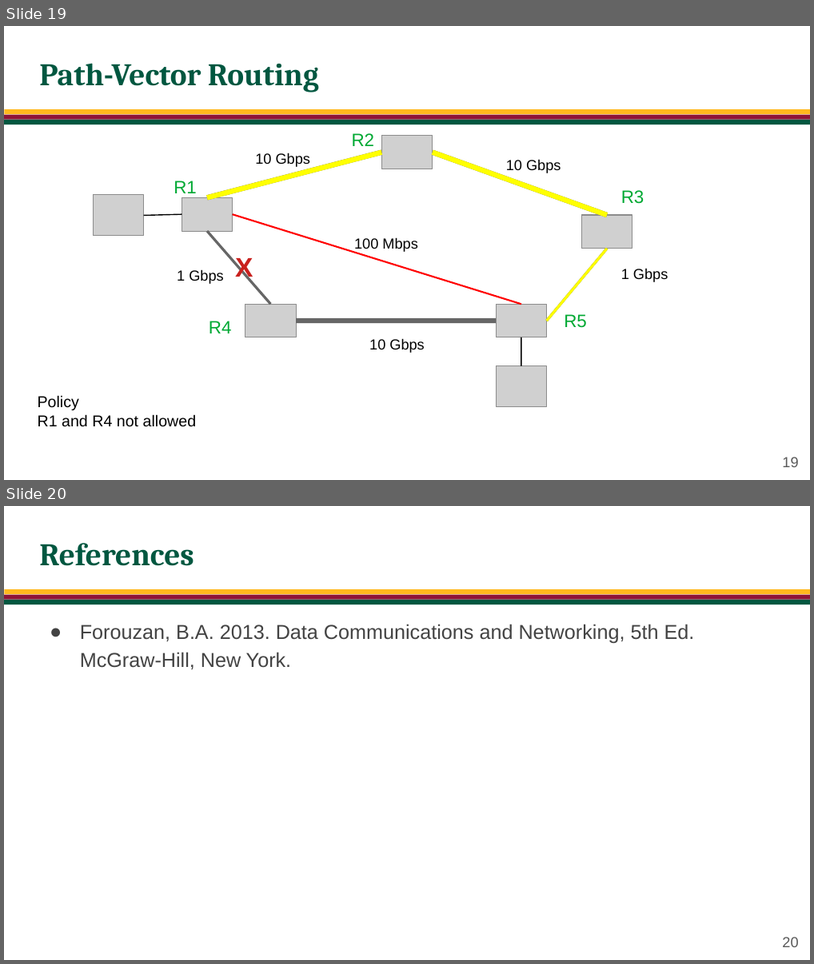
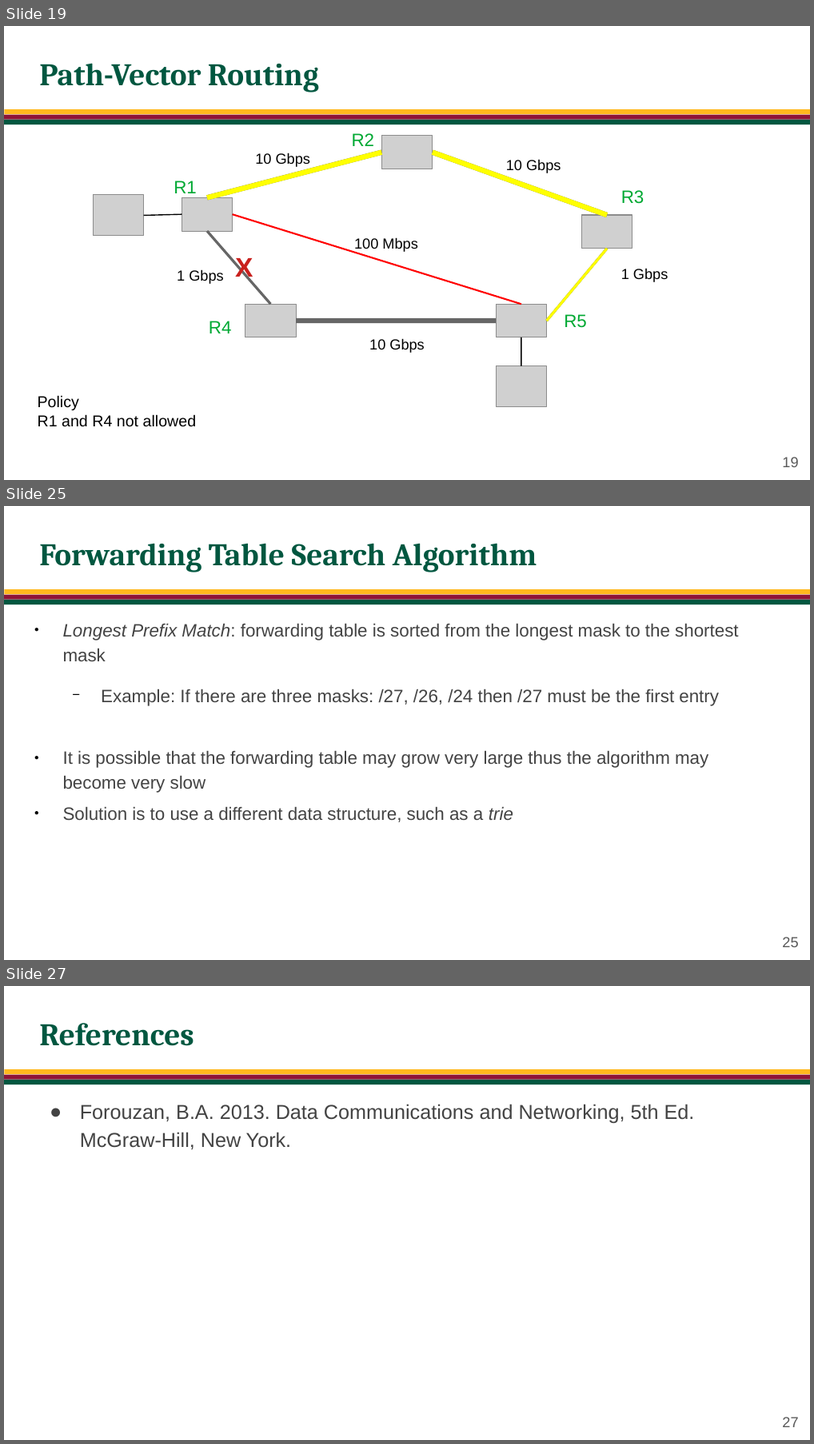
Before and after one commit to jachermocilla/extra-course-materials, a slide deck: cmsc137/slides-rsm/CMSC 137 - 21 - Routing.odp. Shown one above the other, each under a label of ours: slides 19 and 20 before the commit, slides 19, 25 and 27 after it; the slides between them are not shown. The pictures are 814x964 and 814x1444 pixels, drawn with LibreOffice and Linux fonts; fonts in the diff are those of the drawing; grey boxes stand for pictures; background and template pictures are left out. Boxes give left, top, right and bottom in pixels: in the first picture for what was removed or moved away, otherwise in the second. Text is boxed around its words. In the diff, an @@ line names an element or a change of style, - is before the commit and + after.

```diff
--- a/cmsc137/slides-rsm/CMSC 137 - 21 - Routing.odp
+++ b/cmsc137/slides-rsm/CMSC 137 - 21 - Routing.odp
@@ slide 25 added at (4,506,810,960), background #FFFFFF; not listed: 3 template elements that a slide beside it also shows @@
@@ title added at (39,543,537,572), 28 pt, text #005740, bold @@
+Forwarding Table Search Algorithm
@@ text added at (63,623,738,822), 16 pt, text #434343 @@
+● Longest Prefix Match: forwarding table is sorted from the longest mask to the shortest mask
+  − Example: If there are three masks: /27, /26, /24 then /27 must be the first entry
+● It is possible that the forwarding table may grow very large thus the algorithm may become very slow
+● Solution is to use a different data structure, such as a trie
@@ page number added at (782,936,798,947), 13 pt, text #595959 @@
+25
@@ what was slide 20 is now slide 27 @@
@@ page number at (782,1416,798,1427): text changed @@
-20
+27
```
Also in this commit, not shown: 1 slide changed, 6 other slides added, 10 other files.
